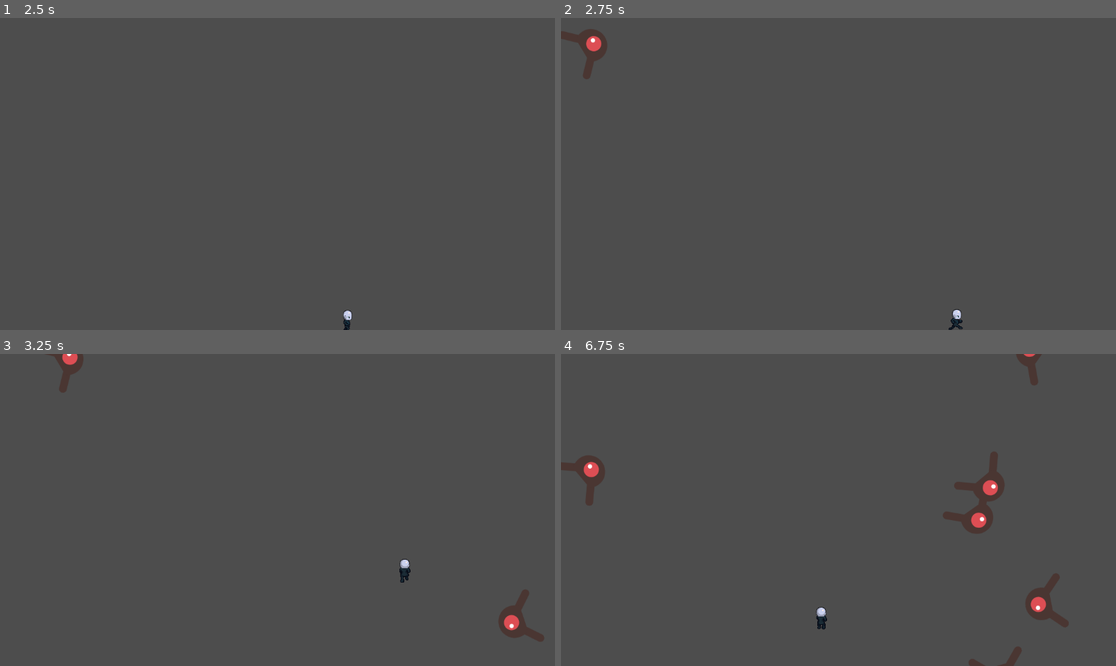
Above: before the commit, frames 1-4 (two rows, left to right).
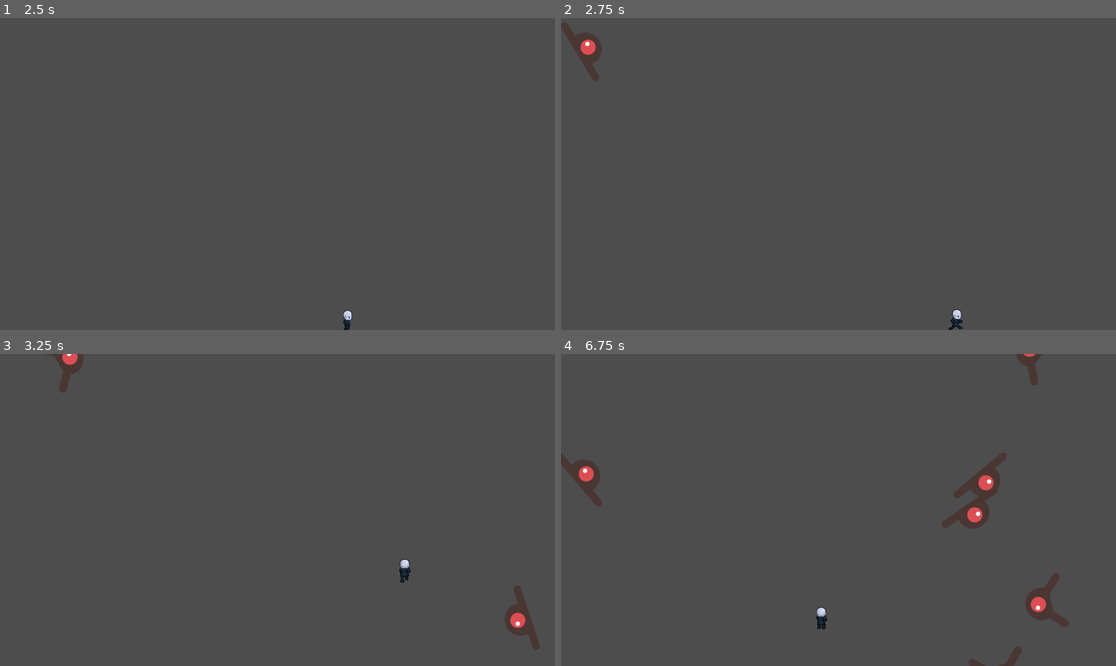
Above: after the commit, the same moments.

Repository: lucas-tremaroli/nordic-gamejam
Game: Godot game, scene res://main.tscn
Two runs of this game, one before a commit and one after it. Both use one fixed random seed, a clock stepped at 60 frames per second and the inputs below. This scene is started directly instead of the project's main scene.
Inputs:
- Up to frame 1 (2.5 s): tap Enter (ui_accept) at 0.5, 0.77, 1.52, 2 s; hold Right (move_right) 0.53-1.28 s; hold Down (move_down) 1.28-2.03 s; hold Right (move_right) from 2.03 s (still down)
- Up to frame 2 (2.75 s): keep holding Right (move_right)
- Up to frame 3 (3.25 s): release Right (move_right) at 2.78 s; hold Up (move_up) from 2.78 s (still down); tap Enter (ui_accept) at 3.02 s
- Up to frame 4 (6.75 s): release Up (move_up) at 3.53 s; hold Left (move_left) 3.53-5.03 s; tap Enter (ui_accept) at 3.77, 4.52, 6.02 s; hold Down (move_down) 5.03-5.78 s; hold Right (move_right) 5.78-6.53 s; hold Up (move_up) from 6.53 s (still down)

Frame 1 is identical in both runs. In frame 2, 0.4% of the frame differs, in the area x 0-9%, y 1-21%; in frame 3, 0.4%; in frame 4, 1.2%, in the area x 0-81%, y 31-58%.

Commit message:
fix: mob animation

Diff:
--- a/mob.gd
+++ b/mob.gd
@@ -3,6 +3,7 @@
 func _ready():
 	var mob_types = Array($AnimatedSprite2D.sprite_frames.get_animation_names())
 	$AnimatedSprite2D.animation = mob_types.pick_random()
+	$AnimatedSprite2D.play()
 
 func _on_visible_on_screen_notifier_2d_screen_exited():
 	queue_free()
--- a/mob.tscn
+++ b/mob.tscn
@@ -19,10 +19,11 @@
 }]
 
 [sub_resource type="CapsuleShape2D" id="CapsuleShape2D_1qmh0"]
-radius = 27.0
-height = 54.0
+radius = 26.0
+height = 68.0
 
 [node name="Mob" type="RigidBody2D"]
+collision_mask = 0
 gravity_scale = 0.0
 script = ExtResource("1_ubaqv")
 
@@ -30,10 +31,10 @@
 scale = Vector2(0.75, 0.75)
 sprite_frames = SubResource("SpriteFrames_b3mxk")
 animation = &"fly"
-frame_progress = 0.0459551
+frame_progress = 0.623312
 
 [node name="CollisionShape2D" type="CollisionShape2D" parent="."]
-position = Vector2(13, 0)
+position = Vector2(5, -1)
 rotation = 1.5708
 shape = SubResource("CapsuleShape2D_1qmh0")
 
--- a/player.tscn
+++ b/player.tscn
@@ -201,6 +201,7 @@
 [node name="AnimatedSprite2D" type="AnimatedSprite2D" parent="."]
 sprite_frames = SubResource("SpriteFrames_sh265")
 animation = &"walk_down"
+frame_progress = 0.991367
 
 [node name="CollisionShape2D" type="CollisionShape2D" parent="."]
 position = Vector2(-2, 7)
Not shown: 1 places in main.tscn that only renumber resources
Not shown: 1 places in mob.tscn that only renumber resources
